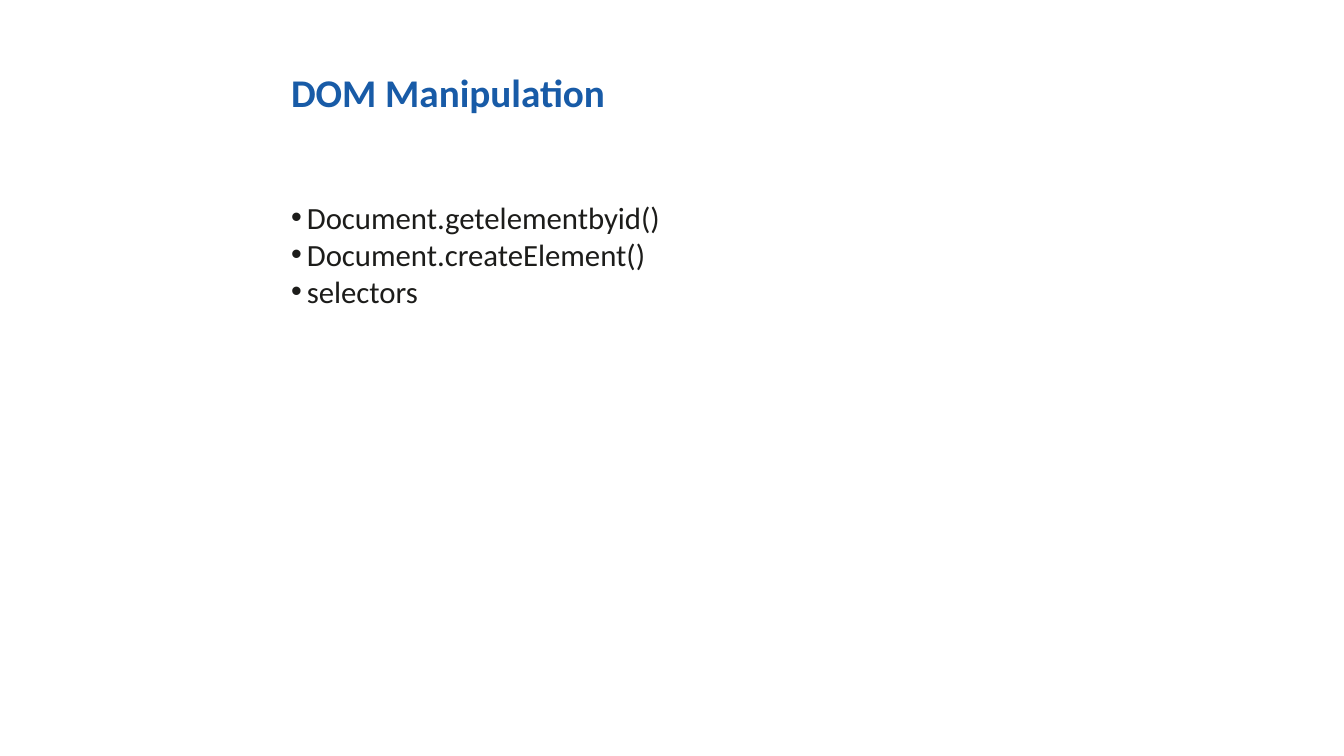
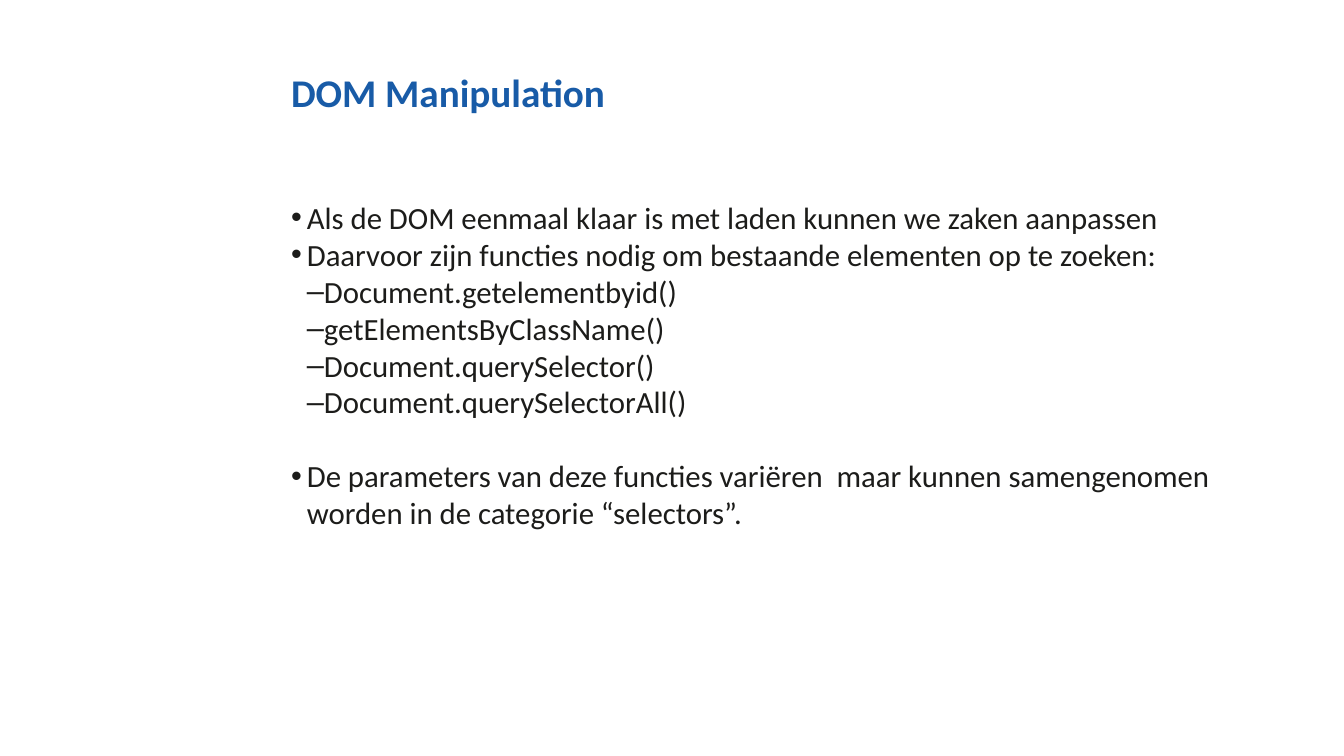
Before and after one commit to NHLStenden/Flex-WebDevelopment-FrontEndDevelopment, a slide deck: slide 25 of Presentatie/Front-End Development.pptx (slide 23 before the commit). Drawn at 1344x756 pixels with LibreOffice and Linux fonts; fonts in the diff are those of the drawing; background and template pictures are left out. Boxes give left, top, right and bottom in pixels: in the first picture for what was removed or moved away, otherwise in the second. Text is boxed around its words. In the diff, an @@ line names an element or a change of style, - is before the commit and + after.

Commit message:
small improvements - fixed css for solution 03 (no cursor styling needed) - updated powerpoint

```diff
--- a/Presentatie/Front-End Development.pptx
+++ b/Presentatie/Front-End Development.pptx
@@ text at [307, 207, 1157, 272]: paragraphs added @@
+• Als de DOM eenmaal klaar is met laden kunnen we zaken aanpassen
+• Daarvoor zijn functies nodig om bestaande elementen op te zoeken:
@@ text at [324, 280, 677, 309]: bullet • to –; list level 1 to 2 in "Document.getelementbyid()" @@
@@ text at [307, 317, 1210, 530]: text changed @@
-• Document.createElement()
-• selectors
+  – getElementsByClassName()
+  – Document.querySelector()
+  – Document.querySelectorAll()
+• De parameters van deze functies variëren maar kunnen samengenomen worden in de categorie “selectors”.
```
Also in this commit, not shown: 2 other slides changed, 2 slides added, 4 other files.
